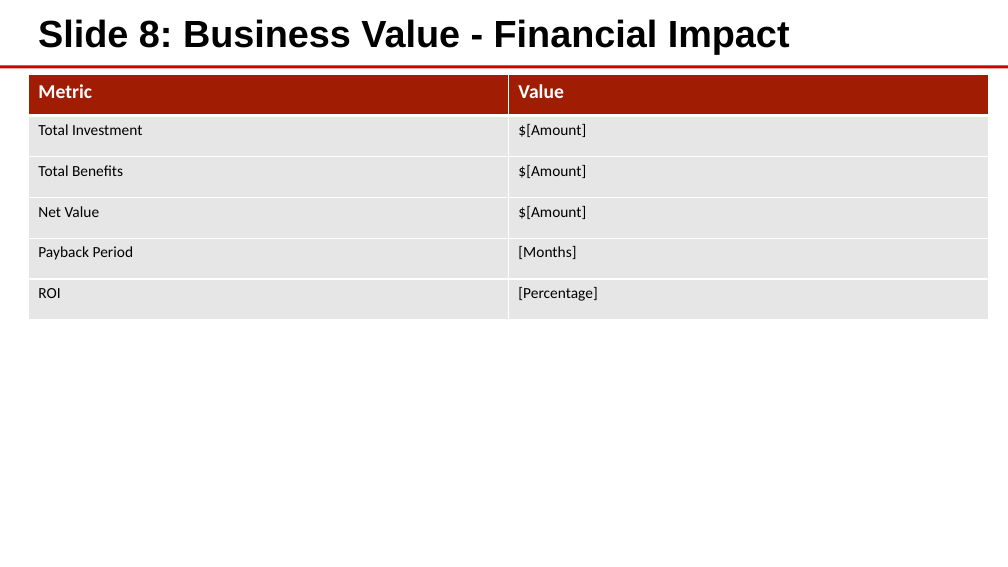
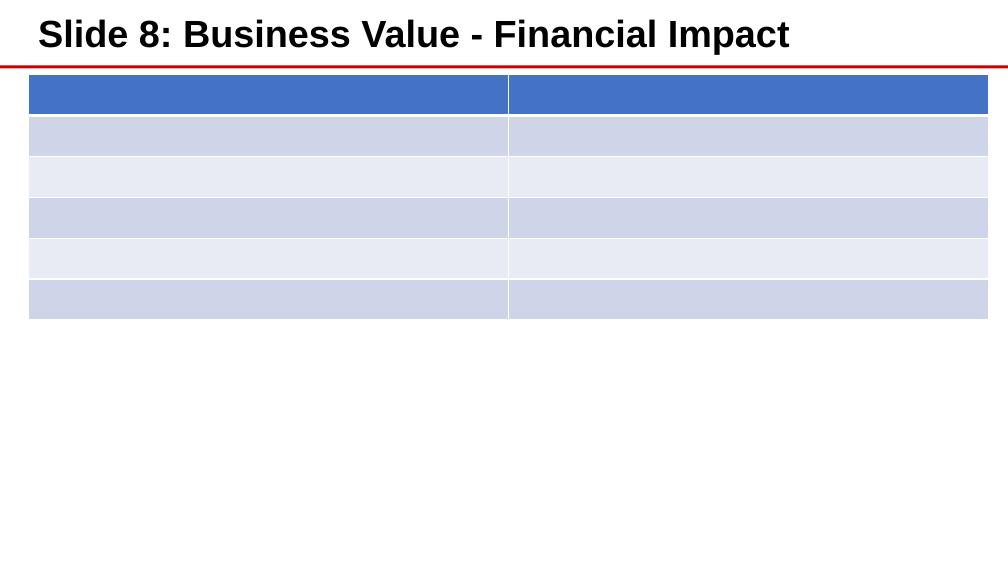
Before and after one commit to eoframework/solutions, a slide deck: slide 3 of solutions/cisco/ai/network-analytics/presales/executive-presentation.pptx. Drawn at 1008x567 pixels with LibreOffice and Linux fonts; fonts in the diff are those of the drawing; background and template pictures are left out. Boxes give left, top, right and bottom in pixels: in the first picture for what was removed or moved away, otherwise in the second. Text is boxed around its words. In the diff, an @@ line names an element or a change of style, - is before the commit and + after.

```diff
--- a/solutions/cisco/ai/network-analytics/presales/executive-presentation.pptx
+++ b/solutions/cisco/ai/network-analytics/presales/executive-presentation.pptx
@@ table at [28, 75, 988, 320] @@
-row 1, column 1: Metric
+row 1, column 1: 
-row 1, column 2: Value
+row 1, column 2: 
-row 2, column 1: Total Investment
+row 2, column 1: 
-row 2, column 2: $[Amount]
+row 2, column 2: 
-row 3, column 1: Total Benefits
+row 3, column 1: 
-row 3, column 2: $[Amount]
+row 3, column 2: 
-row 4, column 1: Net Value
+row 4, column 1: 
-row 4, column 2: $[Amount]
+row 4, column 2: 
-row 5, column 1: Payback Period
+row 5, column 1: 
-row 5, column 2: [Months]
+row 5, column 2: 
-row 6, column 1: ROI
+row 6, column 1: 
-row 6, column 2: [Percentage]
+row 6, column 2: 
@@ fill #A01C02 to #4472C4 in row 1 @@
@@ fill #E7E6E6 to #CFD5EA in 6 cells @@
@@ fill #E7E6E6 to #E9EBF5 in 4 cells @@
```
Also in this commit, not shown: 2 other slides changed, 45 other files.
